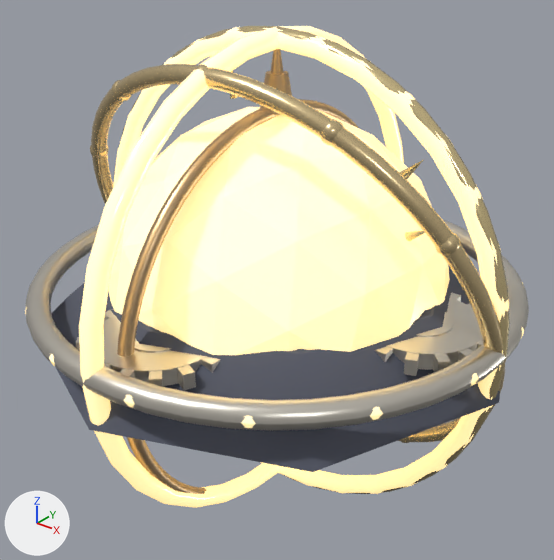
An edit to the glTF model public/assets/models/atlas-hero.glb, drawn before and after from the same camera.
Rendered twice from a 50 mm lens placed at (1.79, -2.24, 1.38), pointed at (0.0, 0.0, -0.01). The axes (+X, +Y, +Z) are drawn at lower left. The lights are the same throughout. The picture after the commit comes second. Vertices at exactly the same position are counted once.

In view in the first picture: 'SM_Atlas_AetherCore', 'SM_Atlas_GearCluster', 'SM_Atlas_MeridianOuter', 'SM_Atlas_Plinth_01', 'SM_Atlas_RetePlate', 'SM_Atlas_RingEcliptic'.
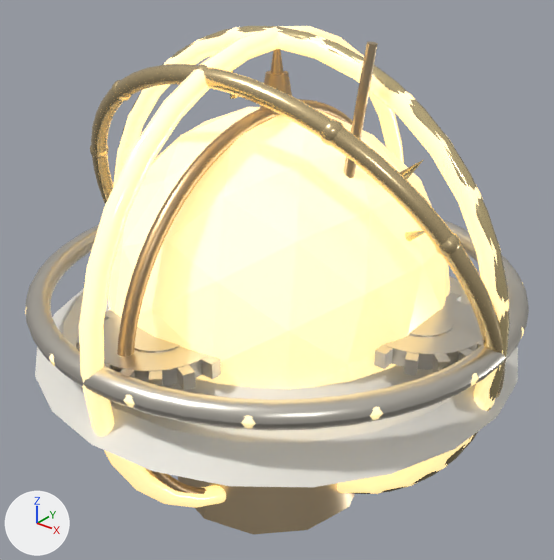
The change, as a list of edits to the scene's bpy script:
```text
Add mat_mat_alabastermarble_pbr:
    mat_mat_alabastermarble_pbr = principled_material('MAT_AlabasterMarble_PBR')
    mat_mat_alabastermarble_pbr.base_color = (0.84, 0.82, 0.76)  # white #eceae2
    mat_mat_alabastermarble_pbr.metallic = 0.12
    mat_mat_alabastermarble_pbr.roughness = 0.65
Add mat_mat_scholarbronze_pbr:
    mat_mat_scholarbronze_pbr = principled_material('MAT_ScholarBronze_PBR')
    mat_mat_scholarbronze_pbr.base_color = (0.64, 0.5, 0.32)  # beige #d1bc99
    mat_mat_scholarbronze_pbr.metallic = 0.88
    mat_mat_scholarbronze_pbr.roughness = 0.32
Change me_sm_atlas_plinth_01:
    used by ob_sm_atlas_plinth_01; location = (0.0, 0.0, 0.0)
    remove me_sm_atlas_plinth_01.from_pydata(...)  # 765 vertices, 1384 faces; spans x -1.0..1.0, y -1.0..1.0, z -0.18..0.18
    remove me_sm_atlas_plinth_01.materials.append(mat_mat_darkslate_stone)  # greyish blue #595d6c
    add me_sm_atlas_plinth_01.from_pydata(...)  # 835 vertices, 1532 faces; spans x -1.0..1.0, y -1.0..1.0, z -0.24..0.24
    me_sm_atlas_plinth_01 part 1: the loose piece of 27 vertices spanning x -1.0..1.0, y -1.0..1.0, z -0.18..0.07 is rebuilt with 259 vertices and now spans x -1.0..1.0, y -1.0..1.0, z -0.24..0.24, in mat_mat_alabastermarble_pbr (white #eceae2)
    me_sm_atlas_plinth_01 part 2: 9 loose pieces with 506 vertices, spanning x -0.71..0.71, y -0.71..0.71, z 0.06..0.18, are deleted
    other edits to the shape of me_sm_atlas_plinth_01 do not show in these pictures
    add me_sm_atlas_plinth_01.materials.append(mat_mat_alabastermarble_pbr)  # white #eceae2
Add me_sm_atlas_scholarfigure:
    me_sm_atlas_scholarfigure.from_pydata(...)  # 446 vertices, 848 faces; spans x -0.49..0.49, y -0.45..0.45, z -1.0..1.0
    me_sm_atlas_scholarfigure.materials.append(mat_mat_scholarbronze_pbr)  # beige #d1bc99
Add ob_sm_atlas_scholarfigure:
    ob_sm_atlas_scholarfigure = bpy.data.objects.new('SM_Atlas_ScholarFigure', me_sm_atlas_scholarfigure)
    ob_sm_atlas_scholarfigure.location = (0.0, 0.0, 0.0)
```

Where the change shows, as pixel boxes [x1, y1, x2, y2] in the pictures (554 x 560 px):
'SM_Atlas_Plinth_01', reshaped, recoloured (8% wider)
    before: [52, 265, 500, 472]
    after: [35, 276, 518, 487]
'SM_Atlas_ScholarFigure', added (mostly hidden)
    after: [178, 41, 378, 534]
part 1 of me_sm_atlas_plinth_01, rebuilt (8% wider)
    before: [52, 265, 500, 472]
    after: [35, 276, 518, 487]
part 2 of me_sm_atlas_plinth_01, deleted (mostly hidden)
    before: [147, 309, 430, 352]
